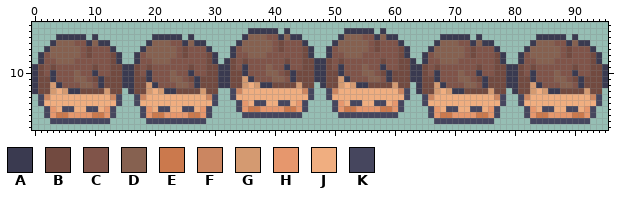
Edited in one commit: sprite sheet (img/jammanbo.png). The picture above is the old version.
The file is 384x128 pixels, drawn in blocks of 4x4; one block is one cell here. Shown: x 0..95, y 2..19.
Palette (. is transparent): A #3a3a50  B #724a40  C #805449  D #866150  E #cb794d  F #cb8661  G #d49a71  H #e6976d  J #f0ae80  K #46465e
Pixels before, first column x 0:
 3 ....................................AAAAA.A.........AAAAA.A.....................................
 4 ....AAAAA.A.........AAAAA.A........ADDDCCADAA......ADDDCCADAA.......AAAAA.A.........AAAAA.A.....
 5 ...ADDDCCADAA......ADDDCCADAA.....ADDDDDCBCCCA....ADDDDDCBCCCA.....ADDDCCADAA......ADDDCCADAA...
 6 ..ADDDDDCBCCCA....ADDDDDCBCCCA...ACDDDDDCBCCCBA..ACDDDDDCBCCCBA...ADDDDDCBCCCA....ADDDDDCBCCCA..
 7 .ACDDDDDCBCCCBA..ACDDDDDCBCCCBA..ACCDDDCCCCCCBA..ACCDDDCCCCCCBA..ACDDDDDCBCCCBA..ACDDDDDCBCCCBA.
 8 .ACCDDDCCCCCCBA..ACCDDDCCCCCCBA.ABCBCCCCCCBCCBBAABCBCCCCCCBCCBBA.ACCDDDCCCCCCBA..ACCDDDCCCCCCBA.
 9 ABCBCCCCCCBCCBBAABCBCCCCCCBCCBBAABCACCCDCCACCBBAABCACCCDCCACCBBAABCBCCCCCCBCCBBAABCBCCCCCCBCCBBA
10 ABCACCCDCCACCBBAABCACCCDCCACCBBAABBACCCDDCBABBBAABBACCCDDCBABBBAABCACCCDCCACCBBAABCACCCDCCACCBBA
11 ABBACCCDDCBABBBAABBACCCDDCBABBBAABBGACCCDDCABBBAABBGACCCDDCABBBAABBACCCDDCBABBBAABBACCCDDCBABBBA
12 ABBGACCCDDCABBBAABBGACCCDDCABBBAABBGJGAABBBBGBB.ABBGJGAABBBBGBB.ABBGACCCDDCABBBAABBGACCCDDCABBBA
13 ABBGJGAABBBBGBB.ABBGJGAABBBBGBB..KFJJJJJJJJJJFK..KFJJJJJJJJJJFK.ABBGJGAABBBBGBB.ABBGJGAABBBBGBB.
14 .KFJJJJJJJJJJFK..KFJJJJJJJJJJFK..KJJJJJJJJJJJJK..KJJJJJJJJJJJJK..KFJJJJJJJJJJFK..KFJJJJJJJJJJFK.
15 .KJJJJJJJJJJJJK..KJJJJJJJJJJJJK...KHJKKJJKKJHK....KHJKKJJKKJHK...KJJJJJJJJJJJJK..KJJJJJJJJJJJJK.
16 ..KHJKKJJKKJHK....KHJKKJJKKJHK....KHEEHHHHEEHK....KHEEHHHHEEHK....KHJKKJJKKJHK....KHJKKJJKKJHK..
17 ..KHEEHHHHEEHK....KHEEHHHHEEHK.....KKKKKKKKKK......KKKKKKKKKK.....KHEEHHHHEEHK....KHEEHHHHEEHK..
18 ...KKKKKKKKKK......KKKKKKKKKK......................................KKKKKKKKKK......KKKKKKKKKK...
New version:
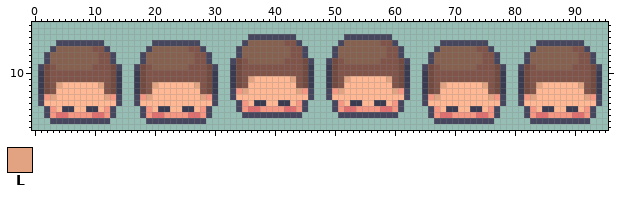
Colours new in this view: L #e1a382
Author's note on the commit: :camera_flash: 이미지 변경 - jammanbo
Diff:
colour E: #cb794d -> #e07070
colour H: #e6976d -> #f69784
colour J: #f0ae80 -> #ffb893
Changed rows in their new state; - is a pixel that keeps its letter.
first column x 0:
 3 ------------------------------------.....-.---------.....-.-------------------------------------
 4 ----.....-.---------.....-.--------.KKKKKKKK.------.KKKKKKKK.-------.....-.---------.....-.-----
 5 ---.KKKKKKKK.------.KKKKKKKK.-----.K----DD--K.----.K----DD--K.-----.KKKKKKKK.------.KKKKKKKK.---
 6 --.K----DD--K.----.K----DD--K.---.K-----DDD--K.--.K-----DDD--K.---.K----DD--K.----.K----DD--K.--
 7 -.K-----DDD--K.--.K-----DDD--K.--.KD---DDDD--K.--.KD---DDDD--K.--.K-----DDD--K.--.K-----DDD--K.-
 8 -.KD---DDDD--K.--.KD---DDDD--K.-.KBCDDDDDDC---K..KBCDDDDDDC---K.-.KD---DDDD--K.--.KD---DDDD--K.-
 9 .KBCDDDDDDC---K..KBCDDDDDDC---K..ABC---C--C---A..ABC---C--C---A..KBCDDDDDDC---K..KBCDDDDDDC---K.
10 .ABC---C--C---A..ABC---C--C---A..A-C---CC-CCC-A..A-C---CC-CCC-A..ABC---C--C---A..ABC---C--C---A.
11 .A-C---CC-CCC-A..A-C---CC-CCC-A..A-CLJJJJJJLC-A..A-CLJJJJJJLC-A..A-C---CC-CCC-A..A-C---CC-CCC-A.
12 .A-CLJJJJJJLC-A..A-CLJJJJJJLC-A..A-C-JJJJJJJC-A-.A-C-JJJJJJJC-A-.A-CLJJJJJJLC-A..A-CLJJJJJJLC-A.
13 .A-C-JJJJJJJC-A-.A-C-JJJJJJJC-A---HL--------LH----HL--------LH--.A-C-JJJJJJJC-A-.A-C-JJJJJJJC-A-
14 --HL--------LH----HL--------LH------------------------------------HL--------LH----HL--------LH--
15 -------------------------------------AA--AA----------AA--AA-------------------------------------
16 -----AA--AA----------AA--AA------------------------------------------AA--AA----------AA--AA-----
Changed places in both pictures, as pixel boxes (x1, y1, x2, y2):
changed: (32, 28, 608, 118)
